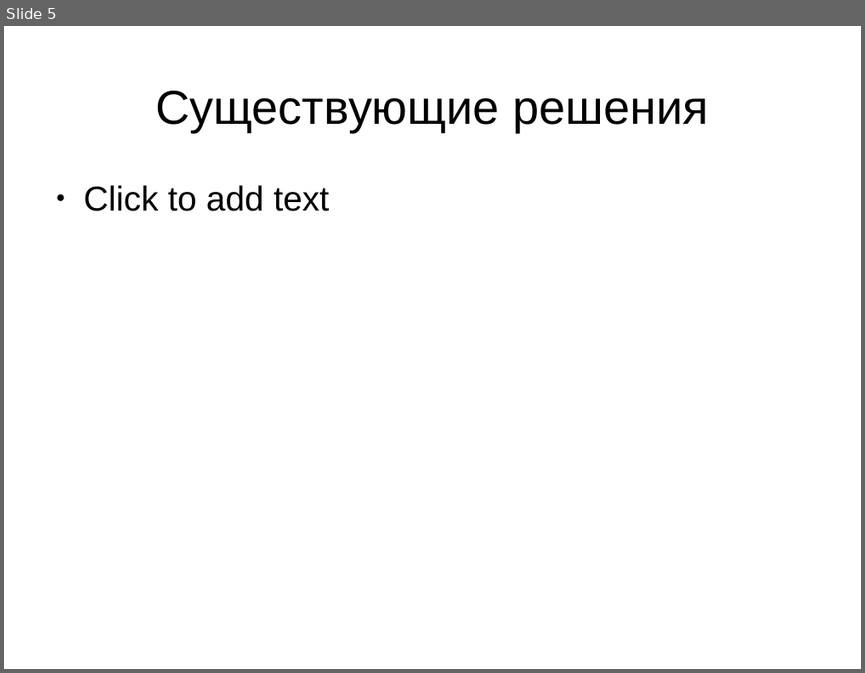
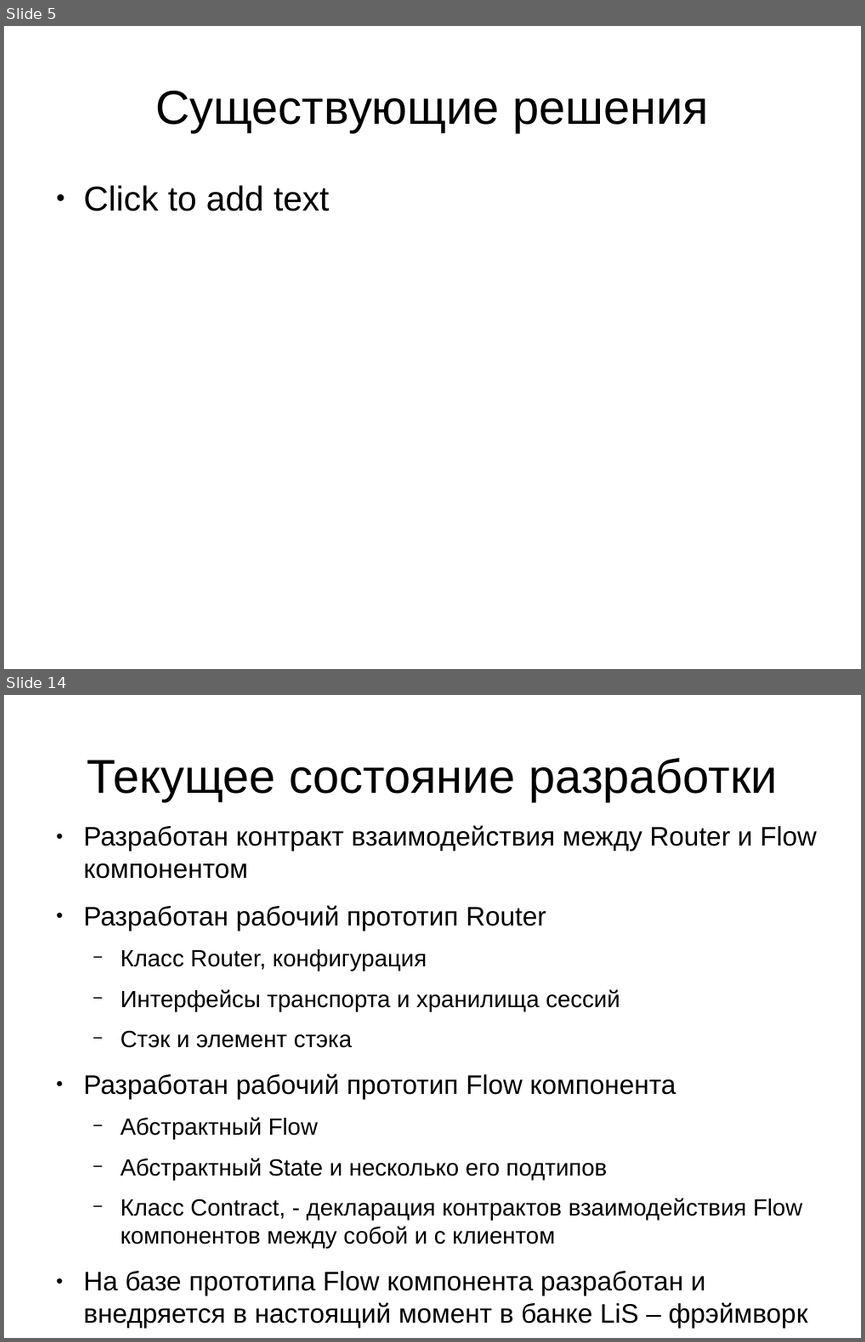
Before and after one commit to krieven/Stacker, a slide deck: conception/presentation1.odp. Shown one above the other, each under a label of ours: slide 5 before the commit, slides 5 and 14 after it; the slides between them are not shown. The pictures are 865x673 and 865x1342 pixels, drawn with LibreOffice and Linux fonts; fonts in the diff are those of the drawing. Boxes give left, top, right and bottom in pixels: in the first picture for what was removed or moved away, otherwise in the second. Text is boxed around its words. In the diff, an @@ line names an element or a change of style, - is before the commit and + after.

```diff
--- a/conception/presentation1.odp
+++ b/conception/presentation1.odp
@@ slide 14 added at (4, 695, 861, 1338), background #FFFFFF @@
@@ title added at (86, 758, 777, 801), 44 pt, text #000000 @@
+Текущее состояние разработки
@@ text added at (84, 825, 816, 1327), 24.8 pt, text #000000 @@
+● Разработан контракт взаимодействия между Router и Flow компонентом
+● Разработан рабочий прототип Router
+  − Класс Router, конфигурация
+  − Интерфейсы транспорта и хранилища сессий
+  − Стэк и элемент стэка
+● Разработан рабочий прототип Flow компонента
+  − Абстрактный Flow
+  − Абстрактный State и несколько его подтипов
+  − Класс Contract, - декларация контрактов взаимодействия Flow компонентов между собой и с клиентом
+● На базе прототипа Flow компонента разработан и внедряется в настоящий момент в банке LiS – фрэймворк для построения композитных транзакционных сервисов
+● Разработана референсная реализация сервера Router
```
Also in this commit, not shown: 10 slides changed, 2 other slides added, 20 other files.
